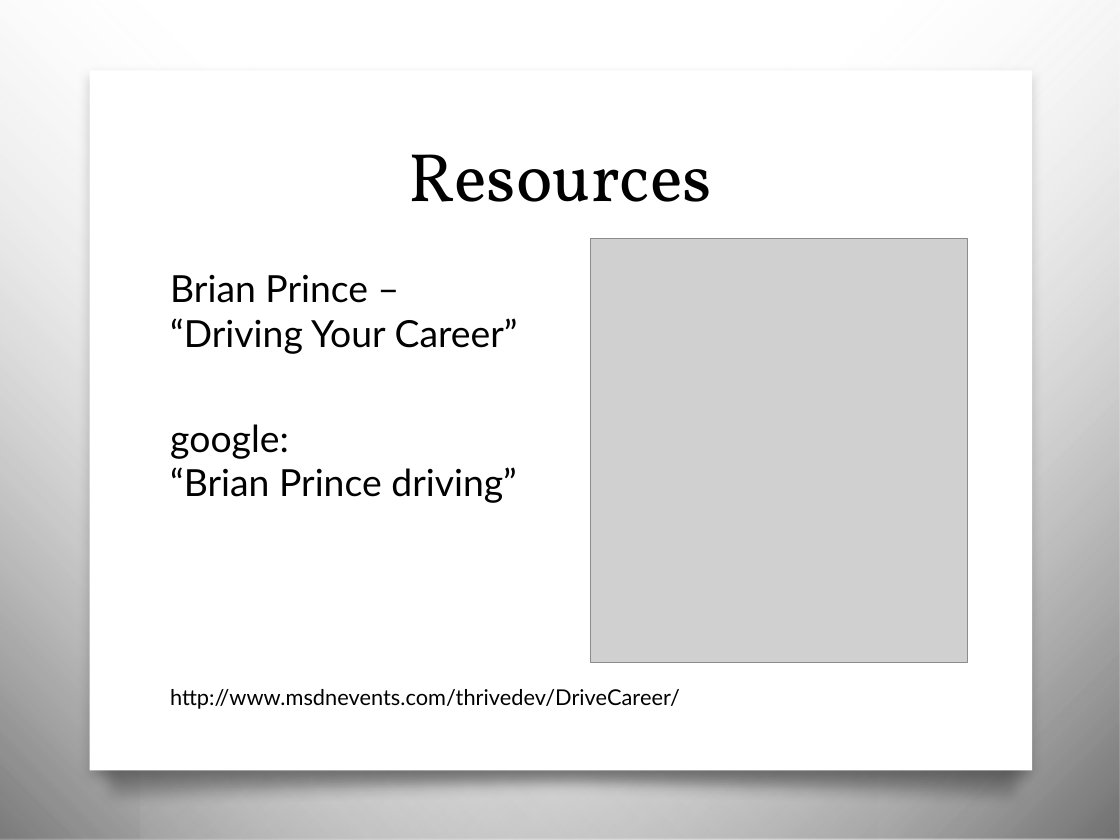
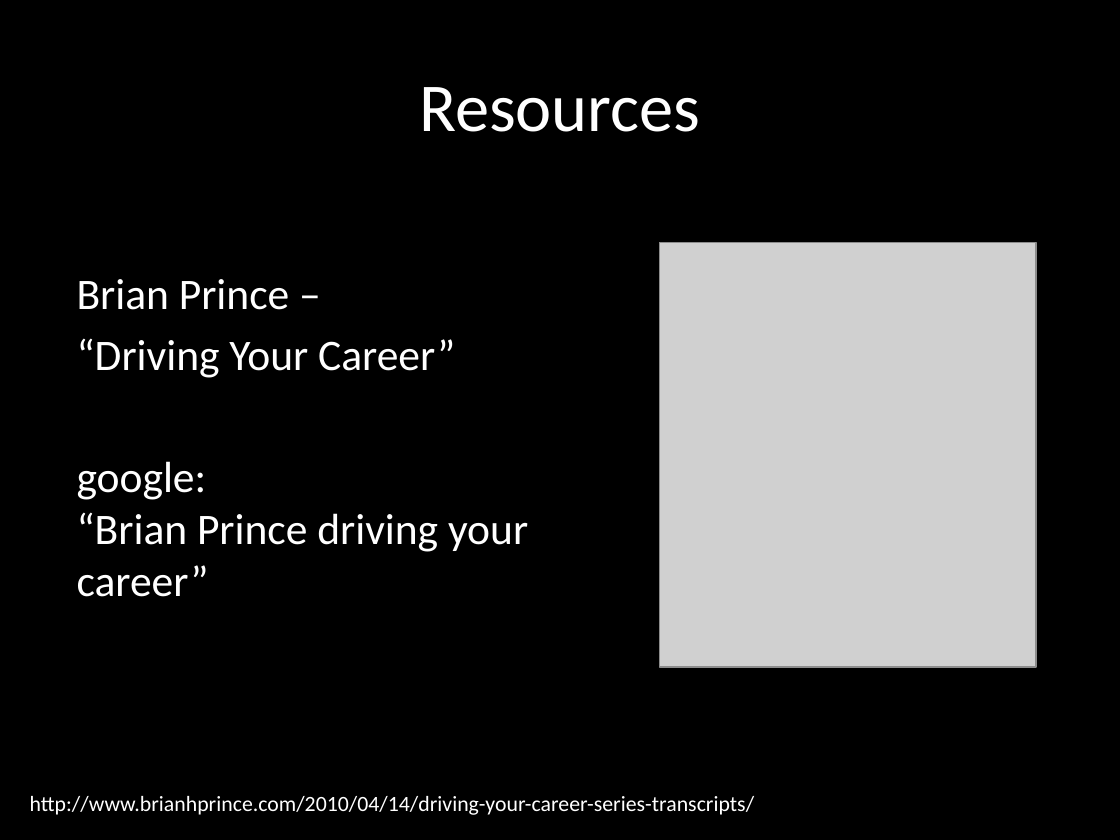
Before and after one commit to JonKruger/the-business-of-you, a slide deck: slide 17 of The Business of You.pptx. Drawn at 1120x840 pixels with LibreOffice and Linux fonts; fonts in the diff are those of the drawing; grey boxes stand for pictures; background and template pictures are left out. Boxes give left, top, right and bottom in pixels: in the first picture for what was removed or moved away, otherwise in the second. Text is boxed around its words. In the diff, an @@ line names an element or a change of style, - is before the commit and + after.

```diff
--- a/The Business of You.pptx
+++ b/The Business of You.pptx
@@ background picture (left out) to #000000 @@
@@ rectangle removed at [0,0,877,840] @@
@@ rectangle removed at [140,0,1120,840] @@
@@ title "Resources": place and size @@
-title "Resources" at [409,154,712,202]
+title "Resources" at [419,87,700,132]
@@ title "Resources" at [419,87,700,132]: font Vollkorn to Calibri, text colour #000000 to #FFFFFF @@
@@ rectangle removed at [90,71,1033,771] @@
@@ picture: place and size @@
-picture at [591,239,968,663]
+picture at [660,243,1036,668]
@@ text at [77,279,528,597]: text changed; size 24 to 28 pt; font Lato to Calibri; text colour #000000 to #FFFFFF @@
-Brian Prince – “Driving Your Career”
-google:
-“Brian Prince driving”
+Brian Prince –
+“Driving Your Career”
+google:
+“Brian Prince driving your career”
@@ text removed at [170,689,680,709] @@
-http://www.msdnevents.com/thrivedev/DriveCareer/
@@ freeform shape removed at [77,744,1047,810] @@
@@ text added at [30,796,755,815], 14 pt, text #FFFFFF @@
+http://www.brianhprince.com/2010/04/14/driving-your-career-series-transcripts/
```
Also in this commit, not shown: 16 other slides changed, 2 slides added, 2 slides removed, 1 other file.
